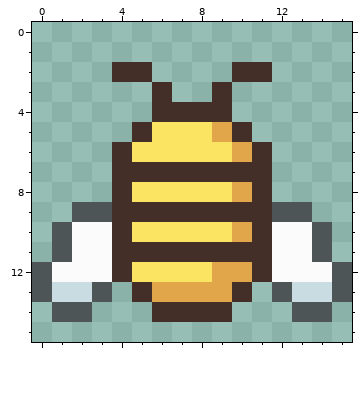
Pixel-art sprite, stored at bee_sprite/bee1.png. The first picture shows the starting point.
The file is 16x16 pixels. The old version is drawn lined up with the new one.
The same view after the edit:
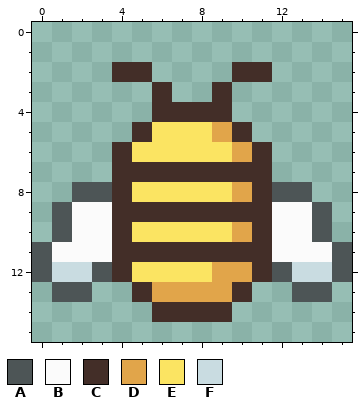
Palette (. is transparent): A #4d5556  B #fbfbfb  C #432e28  D #e1a54a  E #fbe462  F #c9dce1
Change:
whole drawing moved by +0,+1 (the old picture is shown already moved)
There is now colour A in row 8 at x 2 to 3 and 12 to 13; in row 9 at x 1 and 14; in row 11 at x 0 and 15.
The edit turns colour B into colour A in row 12 at x 3 and 12.
The edit turns colour F into colour A in row 13 at x 1 to 2 and 13 to 14.
The edit turns colour A into colour B in row 9 at x 2 to 3 and 12 to 13; in row 11 at x 1 and 14.
The edit turns colour B into colour F in row 12 at x 1 to 2 and 13 to 14.
Colour A is removed in row 13 at x 0, 3, 12 and 15; in row 14 at x 1 to 2 and 13 to 14.
Changed places in both pictures, as pixel boxes (x1, y1, x2, y2):
changed: (32, 182, 112, 322)
changed: (272, 182, 352, 322)
